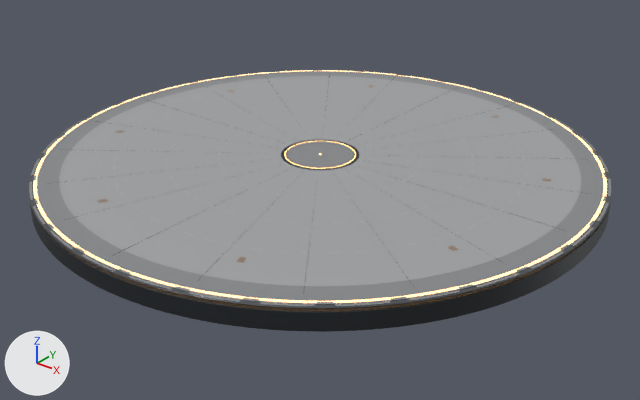
A saved change to the glTF model AssetDevelopment/ClassicArena/exports/SM_ClassicArena_Premium.glb.
Rendered twice from a 50 mm camera at (11.88, -14.85, 8.03) aimed at (0.22, -0.29, -1.0). The lights are fixed; the arrows at lower left show +X, +Y and +Z. The first picture is the older version. Vertices at exactly the same position are counted once.

Objects in the first picture: 'SM_ClassicArena_Premium'.
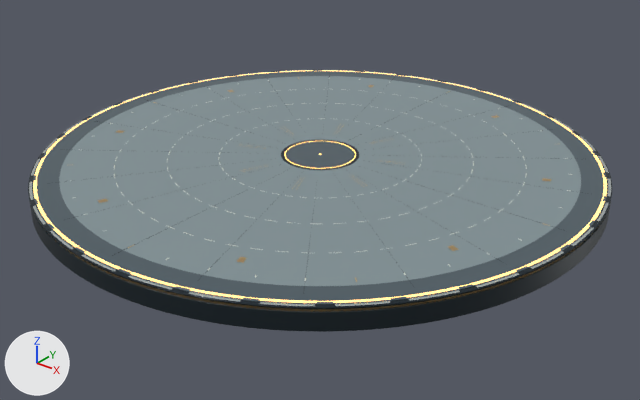
Changed parts and their boxes [x1, y1, x2, y2] in the pictures (640 x 400 px):
'SM_ClassicArena_Premium', recoloured, surface changed: [28, 70, 612, 313] in both
part 1 of me_sm_classicarena_premium_mesh, added: after [240, 124, 405, 189]

The change in detail:
Material '01_Deck_Graphite' (mat_01_deck_graphite) changes colour from grey #97999b to greyish blue #5b6a73; in linear values from (0.31, 0.32, 0.33) to (0.105, 0.145, 0.17).
Material '02_Field_Slate' (mat_02_field_slate) changes colour from grey #aaacad to grey #88989d; in linear values from (0.4, 0.41, 0.42) to (0.245, 0.315, 0.335).
In material '07_Warm_Light' (mat_07_warm_light), metallic goes from 0.03 to 0.04.
In material '07_Warm_Light' (mat_07_warm_light), roughness goes from 0.2 to 0.22.
In material '07_Warm_Light' (mat_07_warm_light), emission_color goes from (1.0, 0.55, 0.23) (beige #ffc484) to (1.0, 0.57, 0.18) (orange #ffc776).
In material '07_Warm_Light' (mat_07_warm_light), emission_strength goes from 2.2 to 1.7.
Material '03_Gunmetal_Rail' (mat_03_gunmetal_rail) changes colour from dark grey #65696c to dark blue #2b3840; in linear values from (0.13, 0.14, 0.15) to (0.024, 0.039, 0.051).
In material '03_Gunmetal_Rail' (mat_03_gunmetal_rail), metallic goes from 0.72 to 0.78.
In material '03_Gunmetal_Rail' (mat_03_gunmetal_rail), roughness goes from 0.31 to 0.27.
Material '04_Satin_Titanium' (mat_04_satin_titanium) changes colour from grey #b8babc to light grey #d6dedd; in linear values from (0.48, 0.49, 0.5) to (0.67, 0.73, 0.72).
In material '04_Satin_Titanium' (mat_04_satin_titanium), metallic goes from 0.84 to 0.86.
Material '08_Warm_Metal' (mat_08_warm_metal) changes colour from beige #ad9784 to brown #cead79; in linear values from (0.42, 0.31, 0.23) to (0.62, 0.42, 0.19).
In material '08_Warm_Metal' (mat_08_warm_metal), metallic goes from 0.72 to 0.82.
In material '08_Warm_Metal' (mat_08_warm_metal), roughness goes from 0.3 to 0.28.
Material '06_Floor_Marking' (mat_06_floor_marking) changes colour from grey #b6babd to white #eaeadd; in linear values from (0.47, 0.49, 0.51) to (0.82, 0.82, 0.72).
In material '06_Floor_Marking' (mat_06_floor_marking), metallic goes from 0.25 to 0.3.
In material '06_Floor_Marking' (mat_06_floor_marking), roughness goes from 0.57 to 0.37.
me_sm_classicarena_premium_mesh is used by ob_sm_classicarena_premium; location (0.0, 0.0, 0.0).
me_sm_classicarena_premium_mesh had 17456 vertices, 33740 faces and spanned x -6.5..6.5, y -6.5..6.5, z -0.5..0.01.
me_sm_classicarena_premium_mesh now has 18192 vertices, 34988 faces and spans x -6.5..6.5, y -6.5..6.5, z -0.5..0.01.
me_sm_classicarena_premium_mesh part 1: 256 vertices added at x -1.88..1.88, y -1.88..1.88, z 0.0..0.01.
Other edits to the shape of me_sm_classicarena_premium_mesh do not show in these pictures.
